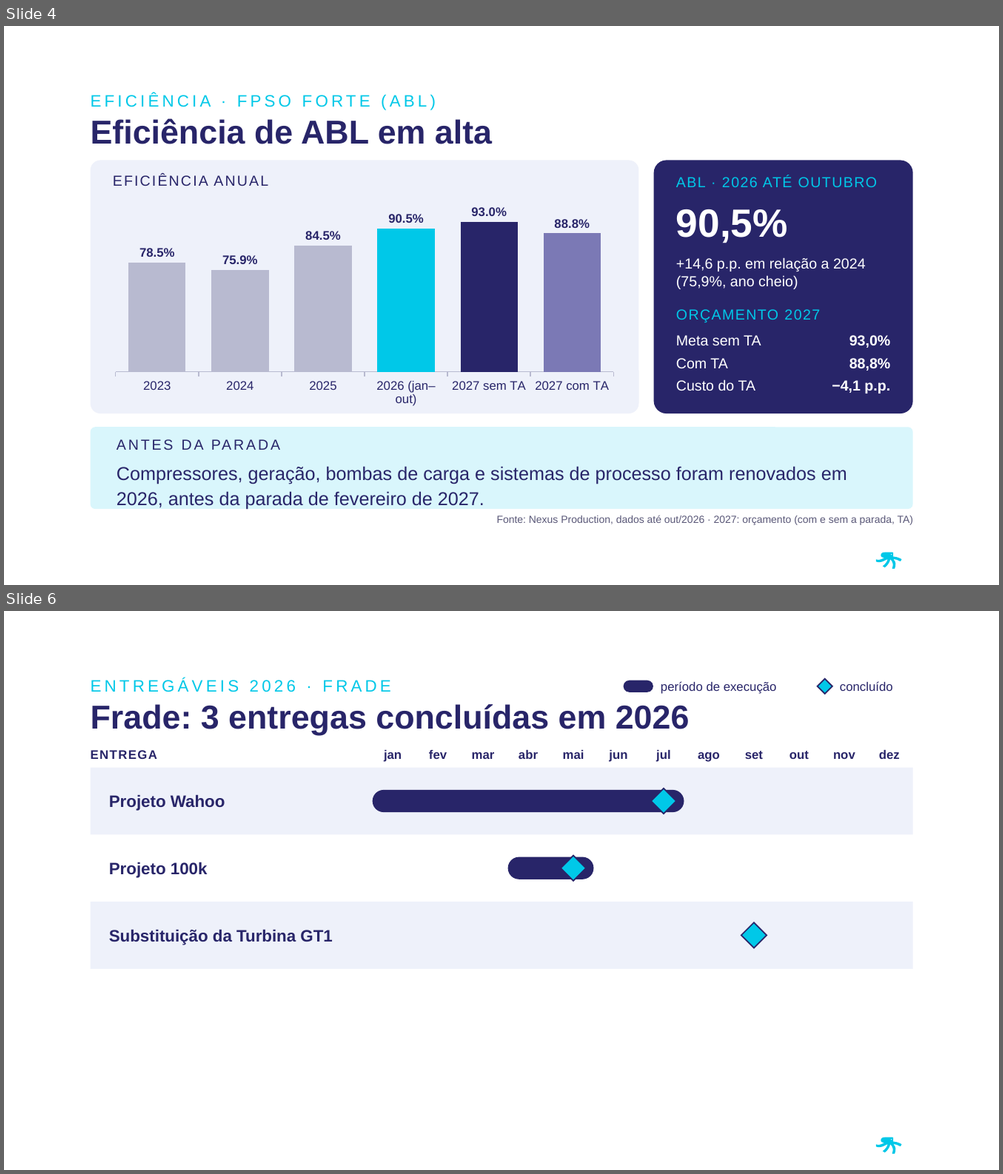
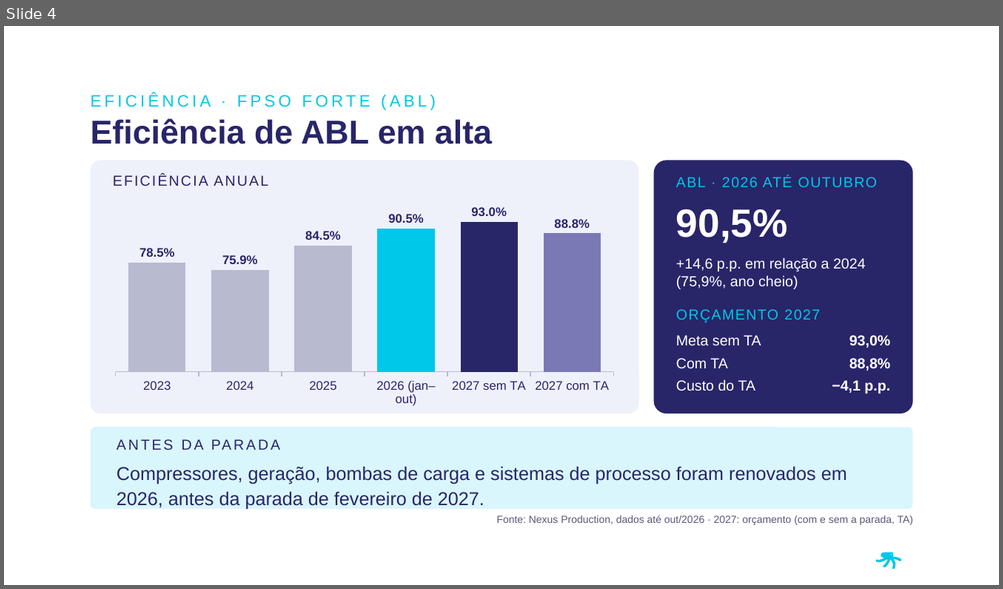
Before and after one commit to LucasRibaas/Planejamento, a slide deck: Investor_Day_PRIO_2026.pptx. Shown one above the other, each under a label of ours: slides 4 and 6 before the commit, slide 4 after it; the slides between them are not shown. The pictures are 1003x1174 and 1003x589 pixels, drawn with LibreOffice and Linux fonts; fonts in the diff are those of the drawing; background and template pictures are left out. Boxes give left, top, right and bottom in pixels: in the first picture for what was removed or moved away, otherwise in the second. Text is boxed around its words. In the diff, an @@ line names an element or a change of style, - is before the commit and + after.

```diff
--- a/Investor_Day_PRIO_2026.pptx
+++ b/Investor_Day_PRIO_2026.pptx
@@ slide 6 removed at <box>4,611,999,1170</box>, background picture (left out); not listed: 3 template elements that a slide beside it also shows @@
@@ text removed at <box>91,678,390,692</box> @@
-ENTREGÁVEIS 2026 · FRADE
@@ rounded rectangle removed at <box>623,681,653,692</box> @@
@@ text removed at <box>660,681,777,694</box> @@
-período de execução
@@ diamond removed at <box>817,679,832,694</box> @@
@@ text removed at <box>839,681,893,691</box> @@
-concluído
@@ text removed at <box>91,704,689,735</box> @@
-Frade: 3 entregas concluídas em 2026
@@ text removed at <box>91,750,157,759</box> @@
-ENTREGA
@@ text removed at <box>384,750,401,762</box> @@
-jan
@@ text removed at <box>429,750,447,759</box> @@
-fev
@@ text removed at <box>472,752,495,759</box> @@
-mar
@@ text removed at <box>518,750,538,759</box> @@
-abr
@@ text removed at <box>563,750,584,759</box> @@
-mai
@@ text removed at <box>609,750,627,762</box> @@
-jun
@@ text removed at <box>656,750,671,762</box> @@
-jul
@@ text removed at <box>697,752,720,762</box> @@
-ago
@@ text removed at <box>745,751,762,759</box> @@
-set
@@ text removed at <box>789,751,808,759</box> @@
-out
@@ text removed at <box>833,752,855,759</box> @@
-nov
@@ text removed at <box>879,750,899,759</box> @@
-dez
@@ rectangle removed at <box>91,768,913,834</box> @@
@@ text removed at <box>109,795,225,811</box> @@
-Projeto Wahoo
@@ rounded rectangle removed at <box>373,790,684,812</box> @@
@@ diamond removed at <box>651,789,676,814</box> @@
@@ text removed at <box>109,862,208,878</box> @@
-Projeto 100k
@@ rounded rectangle removed at <box>508,857,594,880</box> @@
@@ diamond removed at <box>560,856,586,881</box> @@
@@ rectangle removed at <box>91,902,913,969</box> @@
@@ text removed at <box>109,929,332,945</box> @@
-Substituição da Turbina GT1
@@ diamond removed at <box>741,923,766,948</box> @@
```
Also in this commit, not shown: 1 slide changed.
